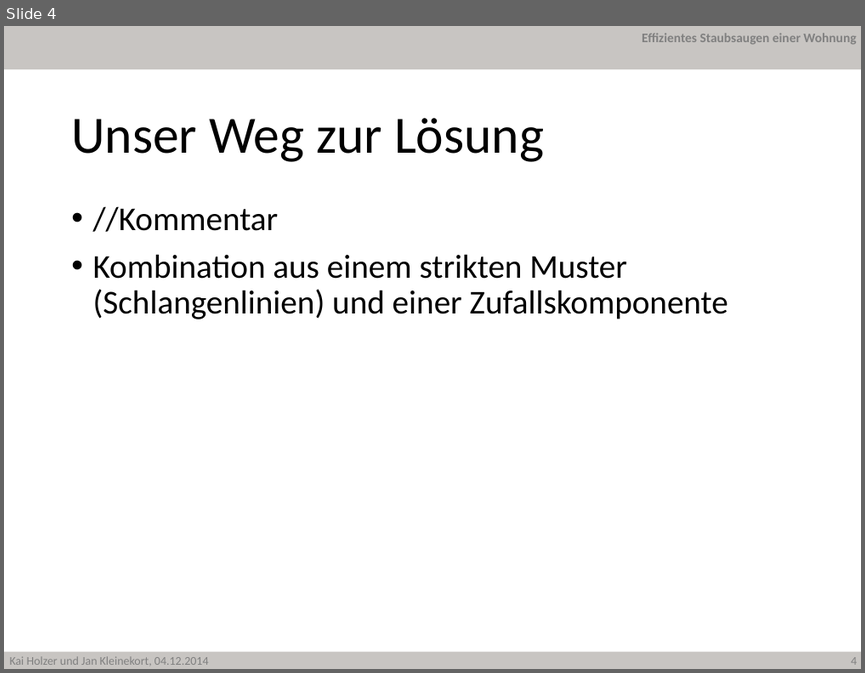
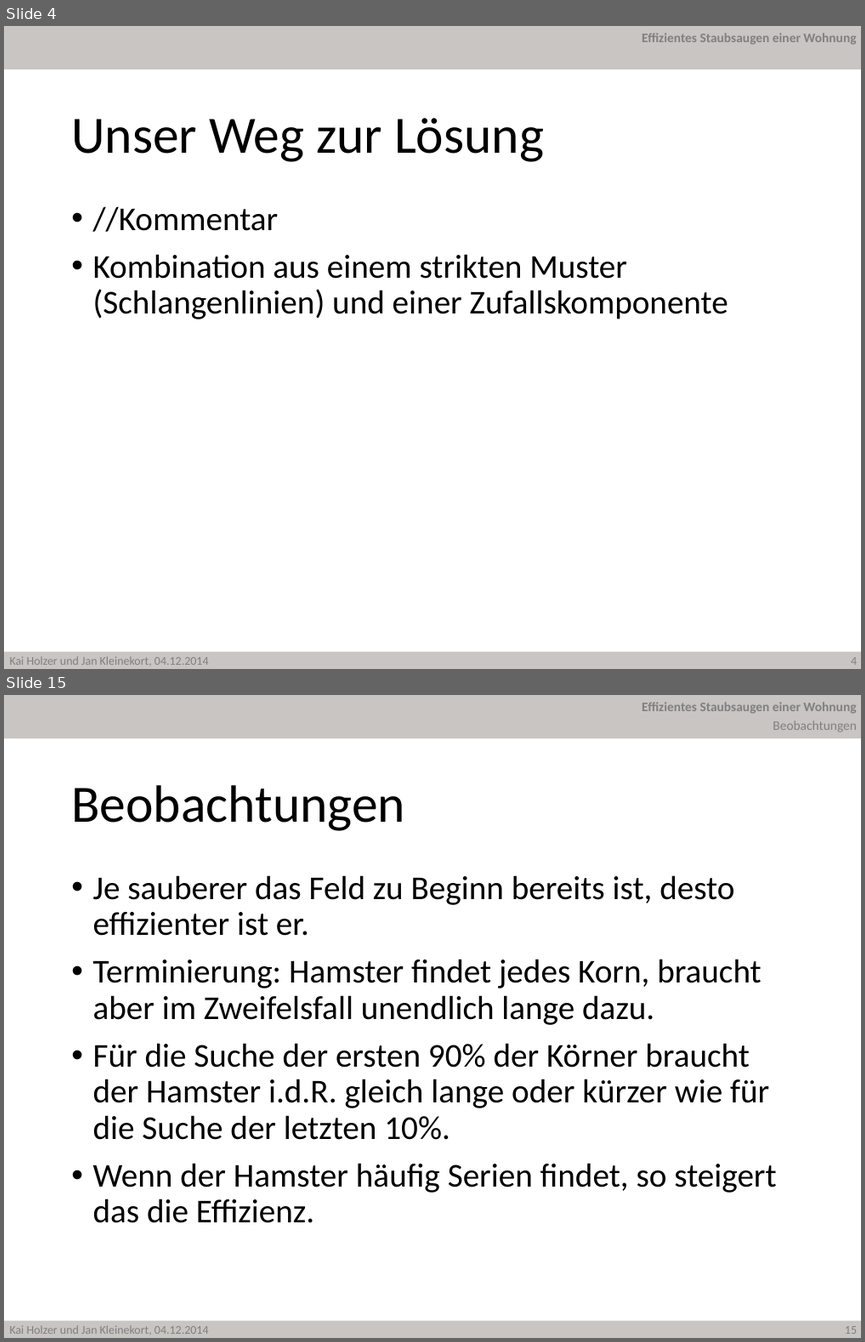
Before and after one commit to JanKl/Hamster, a slide deck: Präsentation/Hamster Holzer Kleinekort.pptx. Shown one above the other, each under a label of ours: slide 4 before the commit, slides 4 and 15 after it; the slides between them are not shown. The pictures are 865x673 and 865x1342 pixels, drawn with LibreOffice and Linux fonts; fonts in the diff are those of the drawing; background and template pictures are left out. Boxes give left, top, right and bottom in pixels: in the first picture for what was removed or moved away, otherwise in the second. Text is boxed around its words. In the diff, an @@ line names an element or a change of style, - is before the commit and + after.

Commit message:
Excel Effizienzuntersuchung und PowerPoint Effizienz

```diff
--- a/Präsentation/Hamster Holzer Kleinekort.pptx
+++ b/Präsentation/Hamster Holzer Kleinekort.pptx
@@ slide 15 added at [4,695,861,1338], background #FFFFFF; not listed: 5 template elements that a slide beside it also shows @@
@@ text added at [772,721,856,732], 11 pt, text #808080 @@
+Beobachtungen
@@ title added at [71,785,405,831], 44 pt, text #000000 @@
+Beobachtungen
@@ text added at [93,875,776,1223], 28 pt, text #000000 @@
+• Je sauberer das Feld zu Beginn bereits ist, desto effizienter ist er.
+• Terminierung: Hamster findet jedes Korn, braucht aber im Zweifelsfall unendlich lange dazu.
+• Für die Suche der ersten 90% der Körner braucht der Hamster i.d.R. gleich lange oder kürzer wie für die Suche der letzten 10%.
+• Wenn der Hamster häufig Serien findet, so steigert das die Effizienz.
```
Also in this commit, not shown: 7 slides changed, 7 other slides added, 4 other files.
